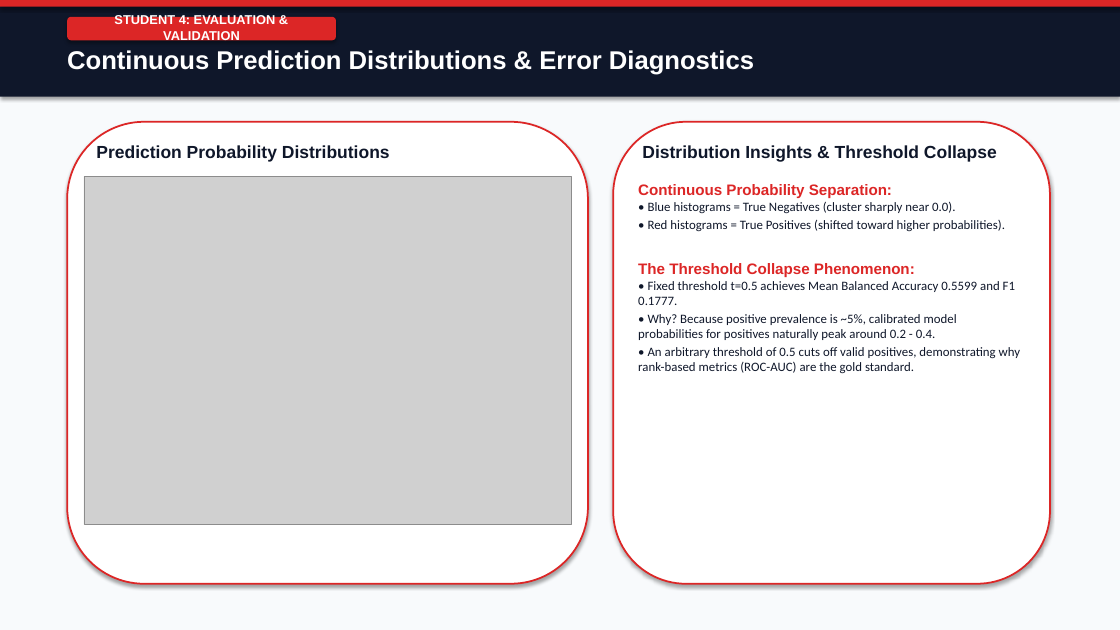
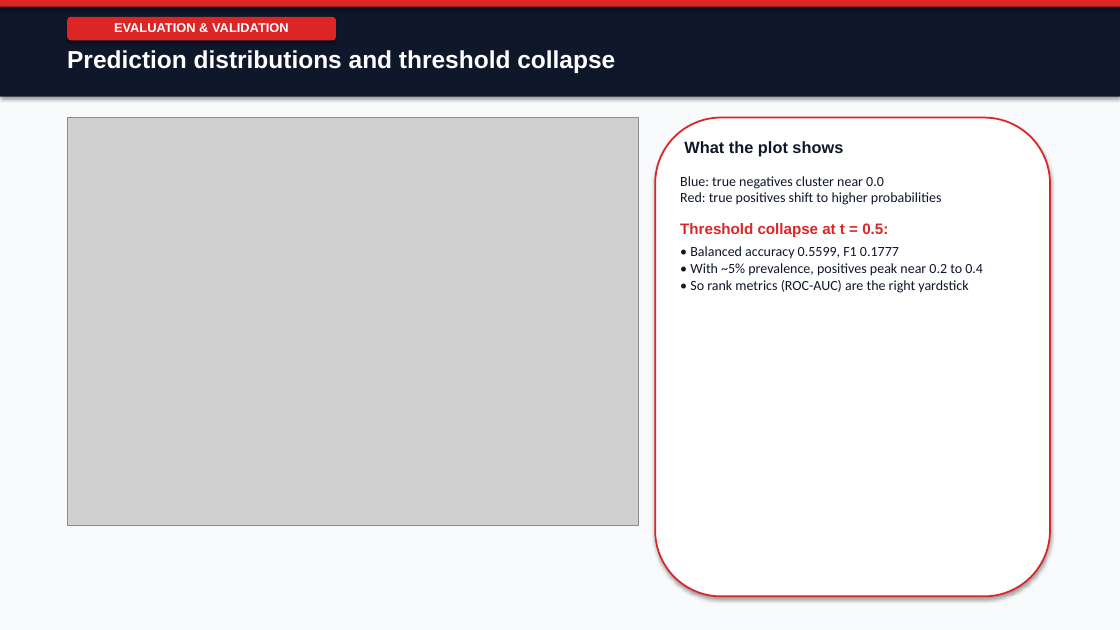
Before and after one commit to shouryapratap132006/Molecular-Toxicity-Prediction, a slide deck: slide 16 of reports/final_presentation/phase2_final_presentation.pptx. Drawn at 1120x630 pixels with LibreOffice and Linux fonts; fonts in the diff are those of the drawing; grey boxes stand for pictures. Boxes give left, top, right and bottom in pixels: in the first picture for what was removed or moved away, otherwise in the second. Text is boxed around its words. In the diff, an @@ line names an element or a change of style, - is before the commit and + after.

Commit message:
docs(presentation): align slide deck directly with defense script

```diff
--- a/reports/final_presentation/phase2_final_presentation.pptx
+++ b/reports/final_presentation/phase2_final_presentation.pptx
@@ text in rounded rectangle at bbox=[114, 23, 289, 32]: text changed @@
-STUDENT 4: EVALUATION & VALIDATION
+EVALUATION & VALIDATION
@@ text at bbox=[67, 50, 615, 73]: text changed; size 22 to 21 pt @@
-Continuous Prediction Distributions & Error Diagnostics
+Prediction distributions and threshold collapse
@@ picture: place and size @@
-picture at bbox=[84, 176, 571, 524]
+picture at bbox=[67, 118, 639, 526]
@@ rounded rectangle: place and size @@
-rounded rectangle at bbox=[613, 122, 1050, 584]
+rounded rectangle at bbox=[655, 118, 1050, 597]
@@ rounded rectangle removed at bbox=[67, 122, 588, 584] @@
@@ text removed at bbox=[96, 145, 390, 162] @@
-Prediction Probability Distributions
@@ text removed at bbox=[642, 145, 997, 162] @@
-Distribution Insights & Threshold Collapse
@@ text added at bbox=[684, 141, 843, 156], 14 pt, text #0F172A, bold @@
+What the plot shows
@@ text at bbox=[680, 176, 983, 293]: text changed; size 11 to 12 pt @@
-Continuous Probability Separation:
-• Blue histograms = True Negatives (cluster sharply near 0.0).
-• Red histograms = True Positives (shifted toward higher probabilities).
-The Threshold Collapse Phenomenon:
-• Fixed threshold t=0.5 achieves Mean Balanced Accuracy 0.5599 and F1 0.1777.
-• Why? Because positive prevalence is ~5%, calibrated model probabilities for positives naturally peak around 0.2 - 0.4.
-• An arbitrary threshold of 0.5 cuts off valid positives, demonstrating why rank-based metrics (ROC-AUC) are the gold standard.
+Blue: true negatives cluster near 0.0
+Red: true positives shift to higher probabilities
+Threshold collapse at t = 0.5:
+• Balanced accuracy 0.5599, F1 0.1777
+• With ~5% prevalence, positives peak near 0.2 to 0.4
+• So rank metrics (ROC-AUC) are the right yardstick
```
Also in this commit, not shown: 19 other slides changed, 1 other file.
